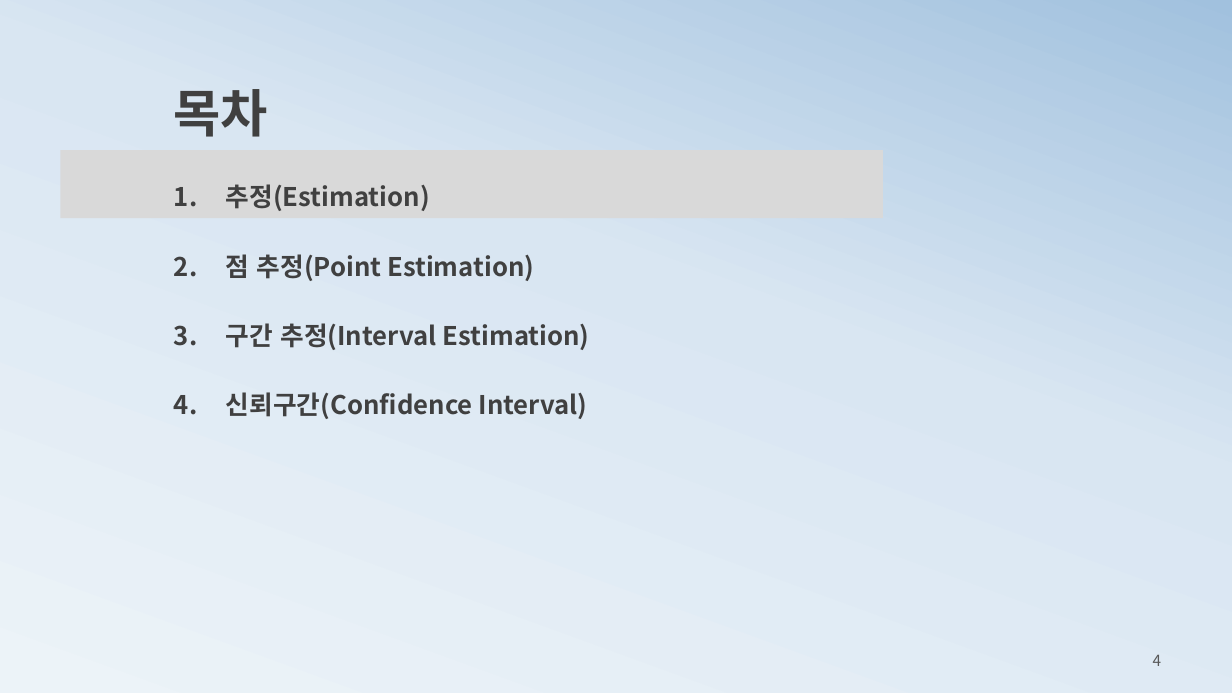
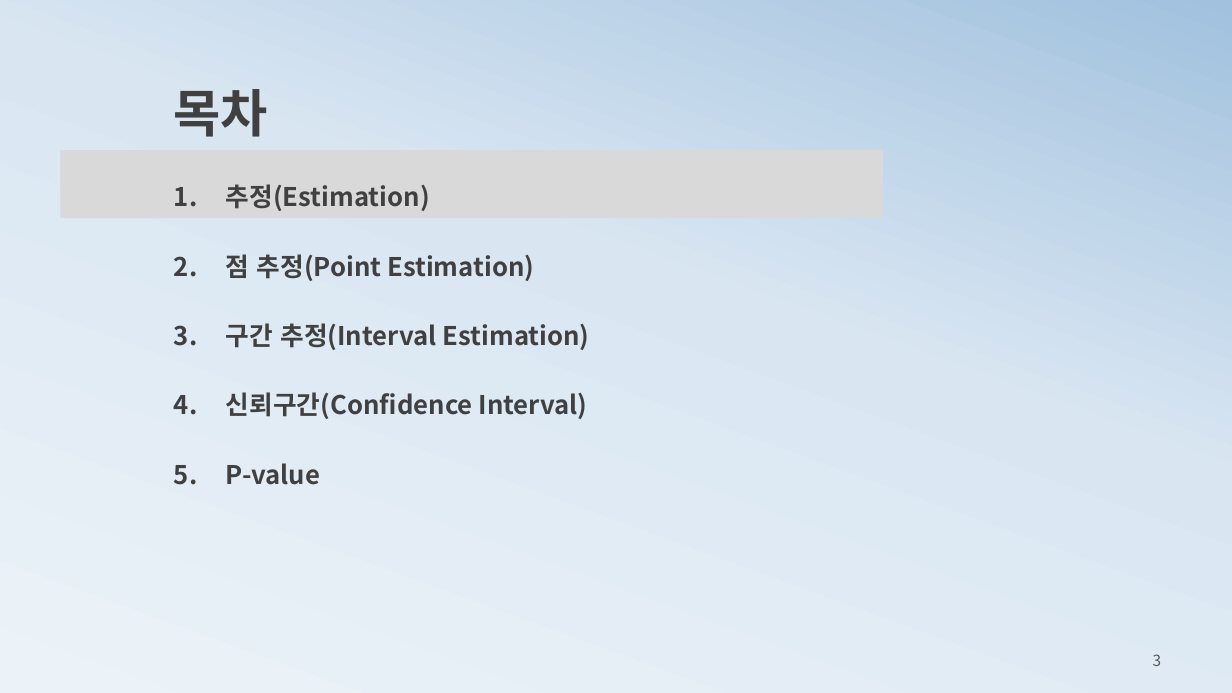
Before and after one commit to ancestor9/mathematics-for-machine-learning, a slide deck: slide 3 of 4_Estimation.pptx (slide 4 before the commit). Drawn at 1232x693 pixels with LibreOffice and Linux fonts; fonts in the diff are those of the drawing. Boxes give left, top, right and bottom in pixels: in the first picture for what was removed or moved away, otherwise in the second. Text is boxed around its words. In the diff, an @@ line names an element or a change of style, - is before the commit and + after.

```diff
--- a/4_Estimation.pptx
+++ b/4_Estimation.pptx
@@ text at (x1=226, y1=463, x2=320, y2=485): paragraph added @@
+5. P-value
@@ page number at (x1=1153, y1=654, x2=1162, y2=666): text changed @@
-4
+3
```
Also in this commit, not shown: 8 other slides changed, 11 slides added, 7 slides removed.
